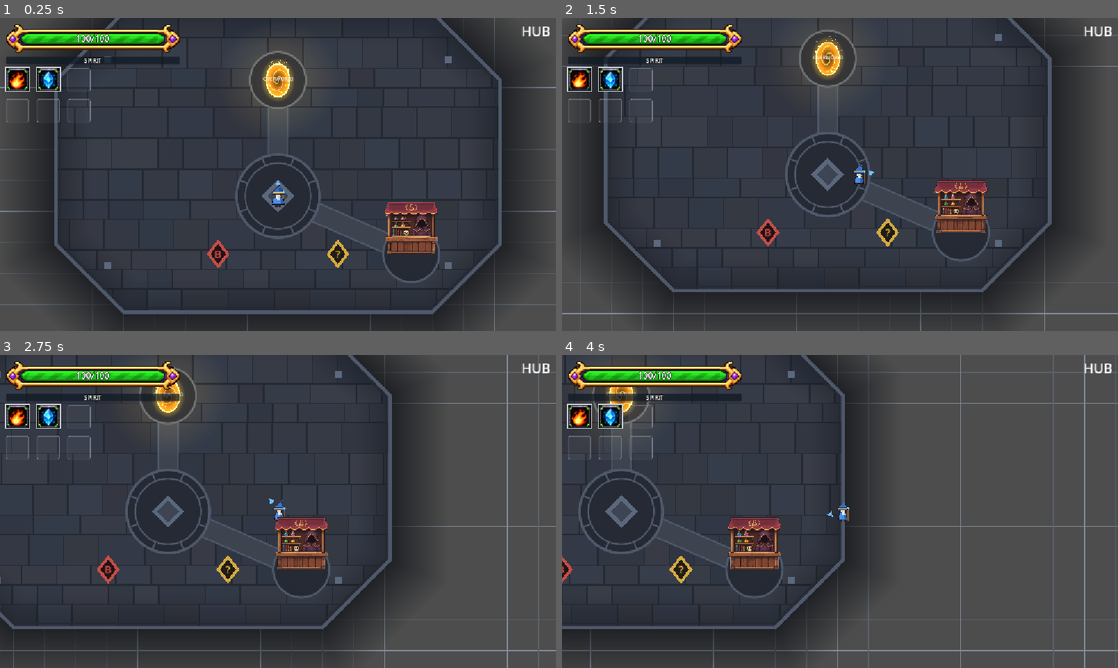
Above: before the commit, frames 1-4 (two rows, left to right).
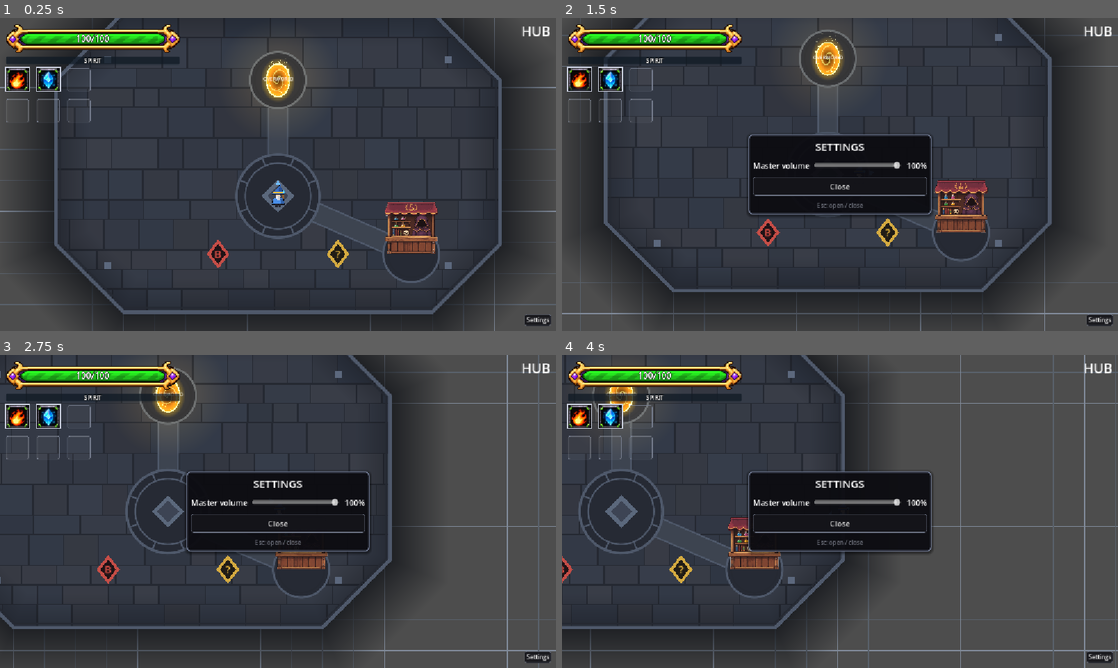
Above: after the commit, the same moments.

Repository: BestestGameStudio/gangU
Game: Godot game, scene res://scenes/main.tscn
Same seed, same stepped clock (60 frames per second), same inputs: the game is played once before the commit and once after it. Sound files missing from this copy of the repository are replaced by a short silence.
Inputs (mouse positions are in pixels of both pictures, inside the frame that each line leads up to):
- Up to frame 1 (0.25 s): no input
- Up to frame 2 (1.5 s): click (1101, 321) at 0.5 s, where only the run after the commit has a clickable "Settings"; tap Enter at 1.25 s; move the mouse to (962, 158) at 1.27 s; hold D (move_right) from 1.28 s (still down); hold Space (cast) from 1.28 s (still down); click (962, 158) at 1.42 s
- Up to frame 3 (2.75 s): tap H (heal) at 1.55 s; release D (move_right) at 2 s; release Space (cast) at 2 s; drag from (166, 527) to (194, 395) at 2.02 s
- Up to frame 4 (4 s): move the mouse to (895, 442) at 2.77 s; hold D (move_right) 2.78-3.5 s; hold Space (cast) 2.78-3.5 s; tap E at 2.85 s; click (895, 442) at 2.92 s; drag from (812, 574) to (589, 570) at 3.52 s

The runs differ from the first frame. In frame 1, 0.1% of the frame differs, in the area x 94-100%, y 94-99%; in frame 2, 8.2%, in the area x 33-100%, y 37-99%; in frame 3, 8.2%; in frame 4, 8.1%.

Commit message:
feat(settings): master volume slider in an Esc settings panel (#489)
Adds SettingsPanel (Esc or the bottom-right Settings button) with a
master volume slider driving the Master audio bus; 0% mutes. The value
persists in user://settings.cfg and is re-applied on every run reload.
Harness: scripts/test489_master_volume.gd.

Co-authored-by: Colin Lin <43656604+Mitravasu@users.noreply.github.com>
Co-Authored-By: Claude Opus 5.5 <noreply@anthropic.com>

Diff:
--- a/scripts/main.gd
+++ b/scripts/main.gd
@@ -220,6 +220,9 @@
 	add_child(map_panel)
 	map_panel.travel_requested.connect(_request_map_travel)
 	_mount_fast_travel() # #349: separate mount after map setup
+	var settings := SettingsPanel.new() # #489: Esc settings (master volume)
+	settings.name = "SettingsPanel"
+	add_child(settings)
 	_load_hub()
 
 var current_area: Node = null
--- /dev/null
+++ b/scripts/settings_panel.gd
@@ -0,0 +1,179 @@
+class_name SettingsPanel
+extends CanvasLayer
+## (#489) Settings panel with a master volume slider. Esc (or the small
+## "Settings" button in the bottom-right corner) opens / closes it.
+##
+## - Master volume drives the Master audio bus (bus 0), which every
+##   AudioStreamPlayer in the game plays on (music, ambience, SFX). The
+##   per-track trims (BossMusic.MUSIC_VOLUME_DB etc.) are untouched; this
+##   scales everything on top of them. 0% mutes the bus.
+## - The value is saved to user://settings.cfg and re-applied on every
+##   _ready, so it survives the per-run scene reload and game restarts.
+## - Does NOT pause (MapPanel / EquipPanel idiom). While open it joins
+##   "modal_ui" so clicks on the slider never cast spells.
+## - Esc only opens the panel when no other modal UI (map, equip, fast
+##   travel) is open, so Esc still closes those first.
+
+const SETTINGS_PATH := "user://settings.cfg"
+const SECTION := "audio"
+const KEY_MASTER := "master_volume"
+const DEFAULT_MASTER := 1.0
+
+## Overridable so the test harness never touches the real settings file.
+var settings_path := SETTINGS_PATH
+var master_volume := DEFAULT_MASTER
+
+var _open_button: Button
+var _backdrop: PanelContainer
+var _slider: HSlider
+var _value_label: Label
+
+func _ready() -> void:
+	layer = 10
+	master_volume = load_master_volume(settings_path)
+	apply_master_volume(master_volume)
+	_build_ui()
+	close()
+
+## Linear 0..1 -> Master bus. 0 mutes rather than going to -inf dB.
+static func apply_master_volume(v: float) -> void:
+	var bus := AudioServer.get_bus_index(&"Master")
+	if bus < 0:
+		bus = 0
+	v = clampf(v, 0.0, 1.0)
+	AudioServer.set_bus_mute(bus, v <= 0.0)
+	AudioServer.set_bus_volume_db(bus, linear_to_db(maxf(v, 0.0001)))
+
+static func load_master_volume(path: String = SETTINGS_PATH) -> float:
+	var cfg := ConfigFile.new()
+	if cfg.load(path) != OK:
+		return DEFAULT_MASTER
+	return clampf(float(cfg.get_value(SECTION, KEY_MASTER, DEFAULT_MASTER)), 0.0, 1.0)
+
+static func save_master_volume(v: float, path: String = SETTINGS_PATH) -> void:
+	var cfg := ConfigFile.new()
+	cfg.load(path) # keep any other keys; a missing file is fine
+	cfg.set_value(SECTION, KEY_MASTER, clampf(v, 0.0, 1.0))
+	cfg.save(path)
+
+func set_master_volume(v: float) -> void:
+	master_volume = clampf(v, 0.0, 1.0)
+	apply_master_volume(master_volume)
+	save_master_volume(master_volume, settings_path)
+	if _slider != null and not is_equal_approx(_slider.value, master_volume * 100.0):
+		_slider.set_value_no_signal(master_volume * 100.0)
+	_refresh_label()
+
+func is_open() -> bool:
+	return _backdrop != null and _backdrop.visible
+
+func open() -> void:
+	_backdrop.visible = true
+	add_to_group("modal_ui")
+
+func close() -> void:
+	_backdrop.visible = false
+	remove_from_group("modal_ui")
+
+func toggle() -> void:
+	if is_open():
+		close()
+	else:
+		open()
+
+## True when some other panel (map, equip, fast travel) is open.
+func _other_modal_open() -> bool:
+	for n in get_tree().get_nodes_in_group("modal_ui"):
+		if n != self:
+			return true
+	return false
+
+func _unhandled_key_input(event: InputEvent) -> void:
+	if not (event is InputEventKey and event.pressed and not event.is_echo()):
+		return
+	if (event as InputEventKey).keycode != KEY_ESCAPE:
+		return
+	if is_open():
+		close()
+		get_viewport().set_input_as_handled()
+	elif not _other_modal_open():
+		open()
+		get_viewport().set_input_as_handled()
+
+func _refresh_label() -> void:
+	if _value_label != null:
+		_value_label.text = "%d%%" % roundi(master_volume * 100.0)
+
+func _build_ui() -> void:
+	var corner := Control.new()
+	corner.name = "Corner"
+	# Bottom-right: the top-right corner holds the HUD's area name.
+	corner.set_anchors_preset(Control.PRESET_BOTTOM_RIGHT)
+	corner.mouse_filter = Control.MOUSE_FILTER_IGNORE
+	add_child(corner)
+	_open_button = Button.new()
+	_open_button.name = "OpenSettings"
+	_open_button.text = "Settings"
+	_open_button.tooltip_text = "Settings (Esc)"
+	_open_button.focus_mode = Control.FOCUS_NONE
+	_open_button.add_theme_font_size_override("font_size", 12)
+	UiStyle.style_button(_open_button, UiStyle.B_DIM, 4.0)
+	_open_button.pressed.connect(toggle)
+	corner.add_child(_open_button)
+	# Pin the button 10 px inside the bottom-right screen corner.
+	_open_button.position = -_open_button.get_combined_minimum_size() - Vector2(10.0, 10.0)
+
+	_backdrop = PanelContainer.new()
+	_backdrop.name = "SettingsBackdrop"
+	_backdrop.add_theme_stylebox_override("panel", UiStyle.panel())
+	_backdrop.set_anchors_preset(Control.PRESET_CENTER)
+	_backdrop.custom_minimum_size = Vector2(380, 0)
+	_backdrop.grow_horizontal = Control.GROW_DIRECTION_BOTH
+	_backdrop.grow_vertical = Control.GROW_DIRECTION_BOTH
+	add_child(_backdrop)
+	var box := VBoxContainer.new()
+	box.add_theme_constant_override("separation", 12)
+	_backdrop.add_child(box)
+	var title := Label.new()
+	title.text = "SETTINGS"
+	title.horizontal_alignment = HORIZONTAL_ALIGNMENT_CENTER
+	title.add_theme_font_size_override("font_size", 22)
+	box.add_child(title)
+
+	var row := HBoxContainer.new()
+	row.add_theme_constant_override("separation", 10)
+	box.add_child(row)
+	var name_label := Label.new()
+	name_label.text = "Master volume"
+	row.add_child(name_label)
+	_slider = HSlider.new()
+	_slider.name = "MasterVolume"
+	_slider.min_value = 0.0
+	_slider.max_value = 100.0
+	_slider.step = 1.0
+	_slider.size_flags_horizontal = Control.SIZE_EXPAND_FILL
+	_slider.size_flags_vertical = Control.SIZE_SHRINK_CENTER
+	_slider.focus_mode = Control.FOCUS_NONE
+	_slider.set_value_no_signal(master_volume * 100.0)
+	_slider.value_changed.connect(func(v: float) -> void: set_master_volume(v / 100.0))
+	row.add_child(_slider)
+	_value_label = Label.new()
+	_value_label.name = "MasterValue"
+	_value_label.custom_minimum_size = Vector2(44, 0)
+	_value_label.horizontal_alignment = HORIZONTAL_ALIGNMENT_RIGHT
+	row.add_child(_value_label)
+	_refresh_label()
+
+	var close_button := Button.new()
+	close_button.name = "Close"
+	close_button.text = "Close"
+	close_button.focus_mode = Control.FOCUS_NONE
+	UiStyle.style_button(close_button, UiStyle.B_DIM, 8)
+	close_button.pressed.connect(close)
+	box.add_child(close_button)
+	var hint := Label.new()
+	hint.text = "Esc: open / close"
+	hint.horizontal_alignment = HORIZONTAL_ALIGNMENT_CENTER
+	hint.add_theme_color_override("font_color", UiStyle.TEXT_DIM * Color(1, 1, 1, 0.6))
+	hint.add_theme_font_size_override("font_size", 12)
+	box.add_child(hint)
--- /dev/null
+++ b/scripts/test489_master_volume.gd
@@ -0,0 +1,105 @@
+extends SceneTree
+## #489 headless driver: Settings panel master volume.
+##   unit  - the slider value drives the Master bus (linear -> dB, 0% mutes),
+##           is saved to the settings file and re-applied by a fresh panel.
+##   input - Esc opens/closes the panel; Esc is left alone while another
+##           modal_ui panel is open; the open panel joins modal_ui.
+##   main  - main.tscn mounts a SettingsPanel.
+## CI has no audio device: these check bus state, not loudness.
+## Run: godot --headless --path . --script scripts/test489_master_volume.gd
+
+const TEST_PATH := "user://test489_settings.cfg"
+var _fails := 0
+
+func _initialize() -> void:
+	_run.call_deferred()
+
+func _check(label: String, ok: bool) -> void:
+	if not ok:
+		_fails += 1
+	print("[489] ", label, " -> ", "PASS" if ok else "FAIL")
+
+func _frames(n: int) -> void:
+	for i in n:
+		await process_frame
+
+func _esc() -> InputEventKey:
+	var e := InputEventKey.new()
+	e.keycode = KEY_ESCAPE
+	e.physical_keycode = KEY_ESCAPE
+	e.pressed = true
+	return e
+
+func _panel() -> SettingsPanel:
+	var p := SettingsPanel.new()
+	p.settings_path = TEST_PATH
+	root.add_child(p)
+	return p
+
+func _run() -> void:
+	DirAccess.remove_absolute(ProjectSettings.globalize_path(TEST_PATH))
+	var bus := AudioServer.get_bus_index(&"Master")
+
+	# --- unit ---
+	var p := _panel()
+	await _frames(1)
+	_check("unit: no file -> default 100%", is_equal_approx(p.master_volume, 1.0))
+	_check("unit: default leaves Master at 0 dB, unmuted",
+		is_equal_approx(AudioServer.get_bus_volume_db(bus), 0.0) and not AudioServer.is_bus_mute(bus))
+	var slider := p.find_child("MasterVolume", true, false) as HSlider
+	_check("unit: slider exists, 0..100", slider != null and slider.min_value == 0.0 and slider.max_value == 100.0)
+	slider.value = 50.0
+	_check("unit: slider 50 -> master_volume 0.5", is_equal_approx(p.master_volume, 0.5))
+	_check("unit: Master bus ~ -6 dB", absf(AudioServer.get_bus_volume_db(bus) - linear_to_db(0.5)) < 0.01)
+	_check("unit: label shows 50%", (p.find_child("MasterValue", true, false) as Label).text == "50%")
+	_check("unit: saved to file", is_equal_approx(SettingsPanel.load_master_volume(TEST_PATH), 0.5))
+	slider.value = 0.0
+	_check("unit: 0% mutes the Master bus", AudioServer.is_bus_mute(bus))
+	slider.value = 25.0
+	_check("unit: raising again unmutes", not AudioServer.is_bus_mute(bus))
+	p.queue_free()
+	await _frames(1)
+	# Simulate a restart: reset the bus, a fresh panel must restore 25%.
+	AudioServer.set_bus_volume_db(bus, 0.0)
+	var p2 := _panel()
+	await _frames(1)
+	_check("unit: fresh panel reloads 25%", is_equal_approx(p2.master_volume, 0.25))
+	_check("unit: fresh panel re-applies it to the bus",
+		absf(AudioServer.get_bus_volume_db(bus) - linear_to_db(0.25)) < 0.01)
+	_check("unit: slider shows the saved value", is_equal_approx((p2.find_child("MasterVolume", true, false) as HSlider).value, 25.0))
+	_check("unit: out-of-range is clamped", (func() -> bool:
+		p2.set_master_volume(3.0); return is_equal_approx(p2.master_volume, 1.0)).call())
+
+	# --- input ---
+	_check("input: starts closed", not p2.is_open())
+	p2._unhandled_key_input(_esc())
+	_check("input: Esc opens", p2.is_open() and p2.is_in_group("modal_ui"))
+	p2._unhandled_key_input(_esc())
+	_check("input: Esc closes", not p2.is_open() and not p2.is_in_group("modal_ui"))
+	var other := Node.new()
+	root.add_child(other)
+	other.add_to_group("modal_ui")
+	p2._unhandled_key_input(_esc())
+	_check("input: Esc ignored while another modal panel is open", not p2.is_open())
+	other.queue_free()
+	await _frames(1)
+	(p2.find_child("OpenSettings", true, false) as Button).pressed.emit()
+	_check("input: Settings button opens", p2.is_open())
+	(p2.find_child("Close", true, false) as Button).pressed.emit()
+	_check("input: Close button closes", not p2.is_open())
+	p2.queue_free()
+	await _frames(1)
+	DirAccess.remove_absolute(ProjectSettings.globalize_path(TEST_PATH))
+	AudioServer.set_bus_volume_db(bus, 0.0)
+	AudioServer.set_bus_mute(bus, false)
+
+	# --- main ---
+	var main: Node = (load("res://scenes/main.tscn") as PackedScene).instantiate()
+	root.add_child(main)
+	current_scene = main
+	await _frames(3)
+	var sp := main.get_node_or_null("SettingsPanel") as SettingsPanel
+	_check("main: SettingsPanel mounted, closed", sp != null and not sp.is_open())
+
+	print("RESULT: ", "ALL PASS" if _fails == 0 else "%d FAIL" % _fails)
+	quit(0 if _fails == 0 else 1)
Not shown, added: scripts/settings_panel.gd.uid
Not shown, added: scripts/test489_master_volume.gd.uid
